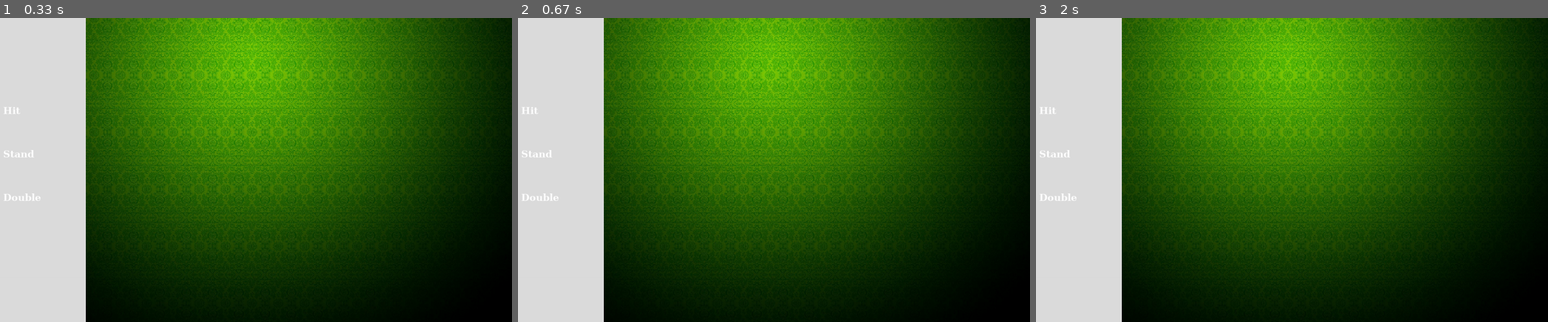
Above: before the commit, frames 1-3 (left to right).
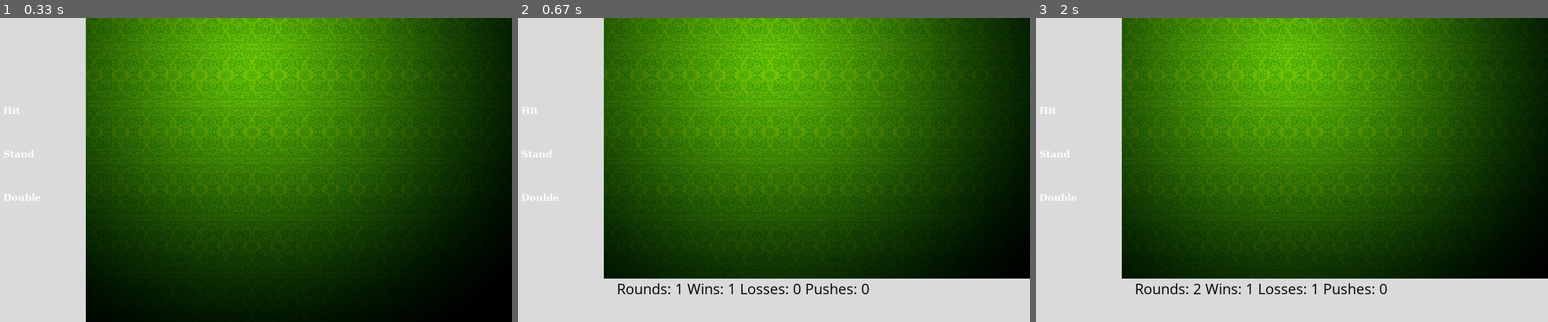
Above: after the commit, the same moments.

Repository: deograciasong/5001-Project
Game: pygame game, started from test.py
Same seed, same stepped clock (60 frames per second), same inputs: the game is played once before the commit and once after it.
Inputs:
- Up to frame 1 (0.33 s): type "1 (at the terminal prompt)" at 0 s
- Up to frame 2 (0.67 s): click "Stand" at 0.38 s
- Up to frame 3 (2 s): click "Hit" at 1.72 s

Frame 1 is identical in both runs. In frame 2, 12% of the frame differs, in the area x 16-100%, y 85-100%; in frame 3, 12%.

Commit message:
Update test.py

Diff:
--- a/test.py
+++ b/test.py
@@ -1,5 +1,7 @@
 import copy
 import random
+import time
+
 import pygame
 from constants import *
 from hand import Hand
@@ -11,7 +13,6 @@
 gameDisplay = pygame.display.set_mode((display_width, display_height))
 
 
-
 def player_action(player, shoe, bet):
     """
     performs all actions requested by the player
@@ -19,20 +20,18 @@
     parameters: player (object: Class Hand)
     returns: bet (int, value of the bet)
     """
-
     hit_button = Button("Hit", 30, 200, 150, 50, surf_hit)
-    stand_button = Button("Stand", 30, 300, 150, 50,surf_stand)
+    stand_button = Button("Stand", 30, 300, 150, 50, surf_stand)
     double_button = Button("Double", 30, 400, 150, 50, surf_double)
 
     run = True
     while run:
-
         gameDisplay.blit(scaled_image, [0, 0])
         pygame.draw.rect(gameDisplay, grey, pygame.Rect(0, 0, 220, 700))
-
         if hit_button.draw():
             player.add_card(shoe.draw_card())
             player.calc_value()
+            print(player)
             if player.get_value() > 21:
                 run = False
             print('Hit')
@@ -66,6 +65,19 @@
     while dealer.get_value() < 16:
         dealer.add_card(shoe.draw_card)
         dealer.calc_value()
+
+
+def update_display(rounds, wins, losses, pushes):
+    # update statistics and visualize
+    gameDisplay.fill(
+        grey, pygame.Rect(200, 600, display_width, display_height)
+    )  # Clear a specific area of the display
+    statistics_text = textfont.render(
+        f"Rounds: {rounds} Wins: {wins} Losses: {losses} Pushes: {pushes}",
+        True, black)
+    gameDisplay.blit(statistics_text, (250, 600))
+    pygame.display.update()
+    time.sleep(1)
 
 
 def main():
@@ -118,6 +130,7 @@
             losses += 1
             bank -= bet
             rounds += 1
+            update_display(rounds, wins, losses, pushes)
             continue
 
         # create loop for dealer action
@@ -127,6 +140,7 @@
             wins += 1
             bank += bet
             rounds += 1
+            update_display(rounds, wins, losses, pushes)
             continue
 
         # determine who won
@@ -143,17 +157,7 @@
             pushes += 1
             rounds += 1
 
-        # update statistics and visualize
-        gameDisplay.fill(
-            grey, pygame.Rect(200, 600, display_width, display_height)
-        )  # Clear a specific area of the display
-        statistics_text = textfont.render(
-            f"Rounds: {rounds} Wins: {wins} Losses: {losses} Pushes: {pushes}",
-            True,
-            black,
-        )
-        gameDisplay.blit(statistics_text, (250, 600))
-        pygame.display.update()
+        update_display(rounds, wins, losses, pushes)
 
         for event in pygame.event.get():
             if event.type == pygame.QUIT:
